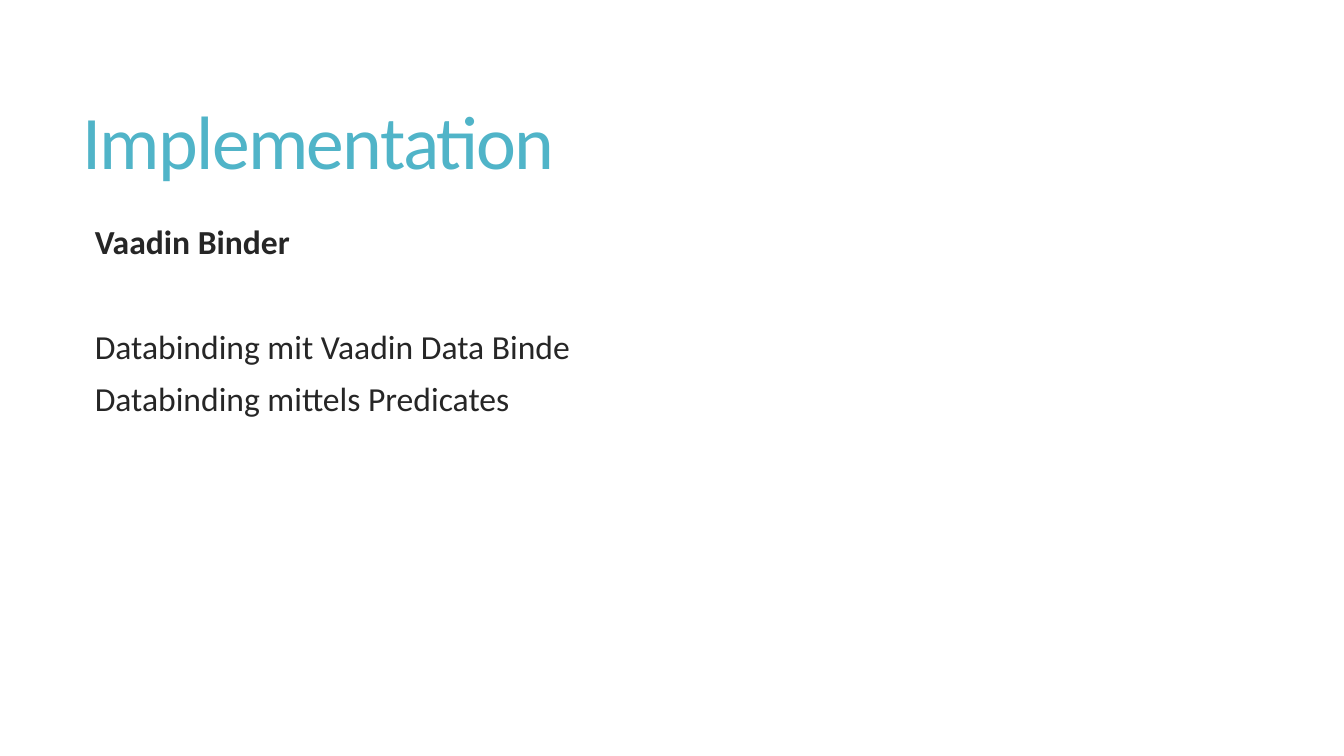
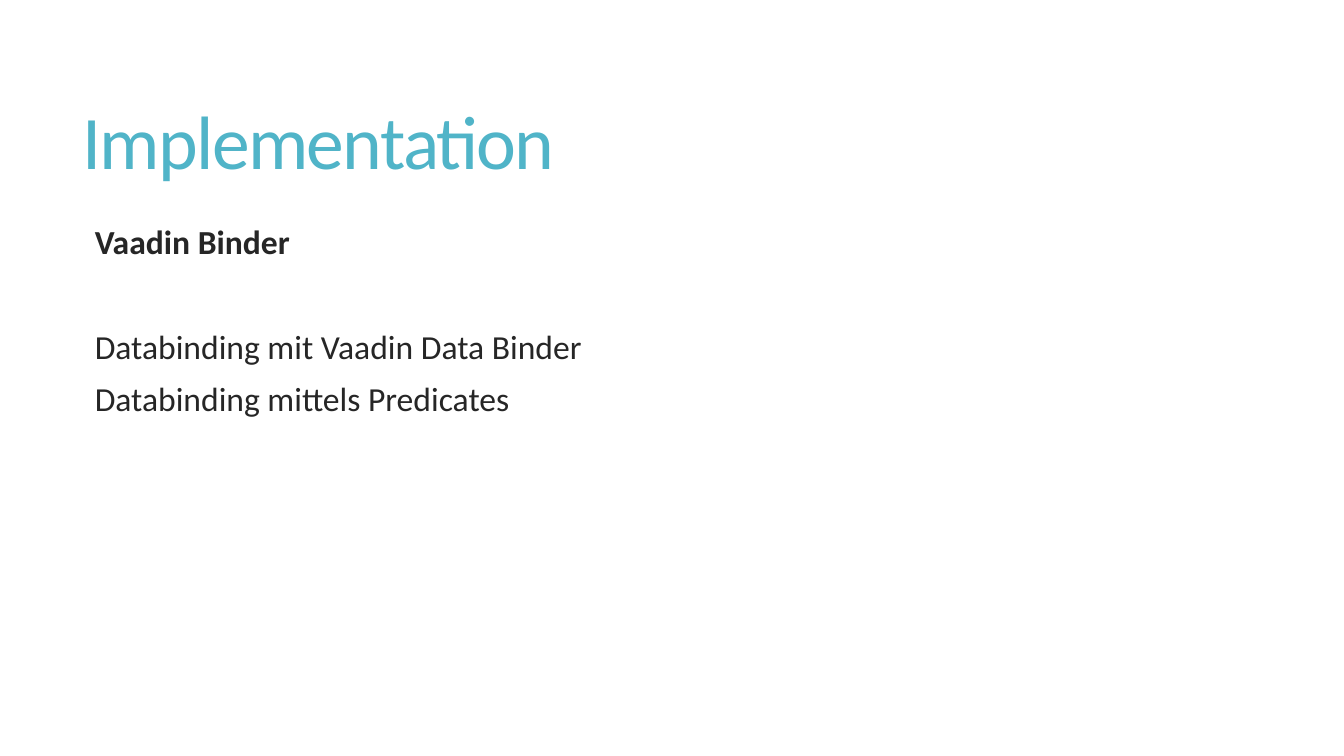
Before and after one commit to wirtj1/relatives, a slide deck: slide 11 of Orange/doc/CS01/task14/FinalPresentation.pptx (slide 12 before the commit). Drawn at 1344x756 pixels with LibreOffice and Linux fonts; fonts in the diff are those of the drawing. Boxes give left, top, right and bottom in pixels: in the first picture for what was removed or moved away, otherwise in the second. Text is boxed around its words. In the diff, an @@ line names an element or a change of style, - is before the commit and + after.

```diff
--- a/Orange/doc/CS01/task14/FinalPresentation.pptx
+++ b/Orange/doc/CS01/task14/FinalPresentation.pptx
@@ text at bbox=[95, 335, 582, 365]: text changed @@
-  Databinding mit Vaadin Data Binde
+  Databinding mit Vaadin Data Binder
```
Also in this commit, not shown: 5 other slides changed, 2 slides removed.
